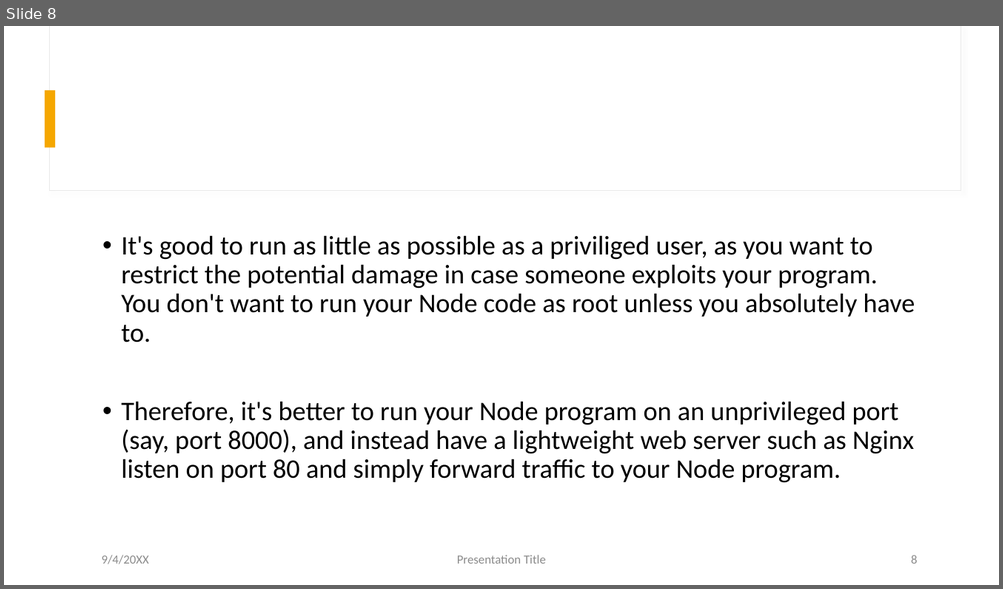
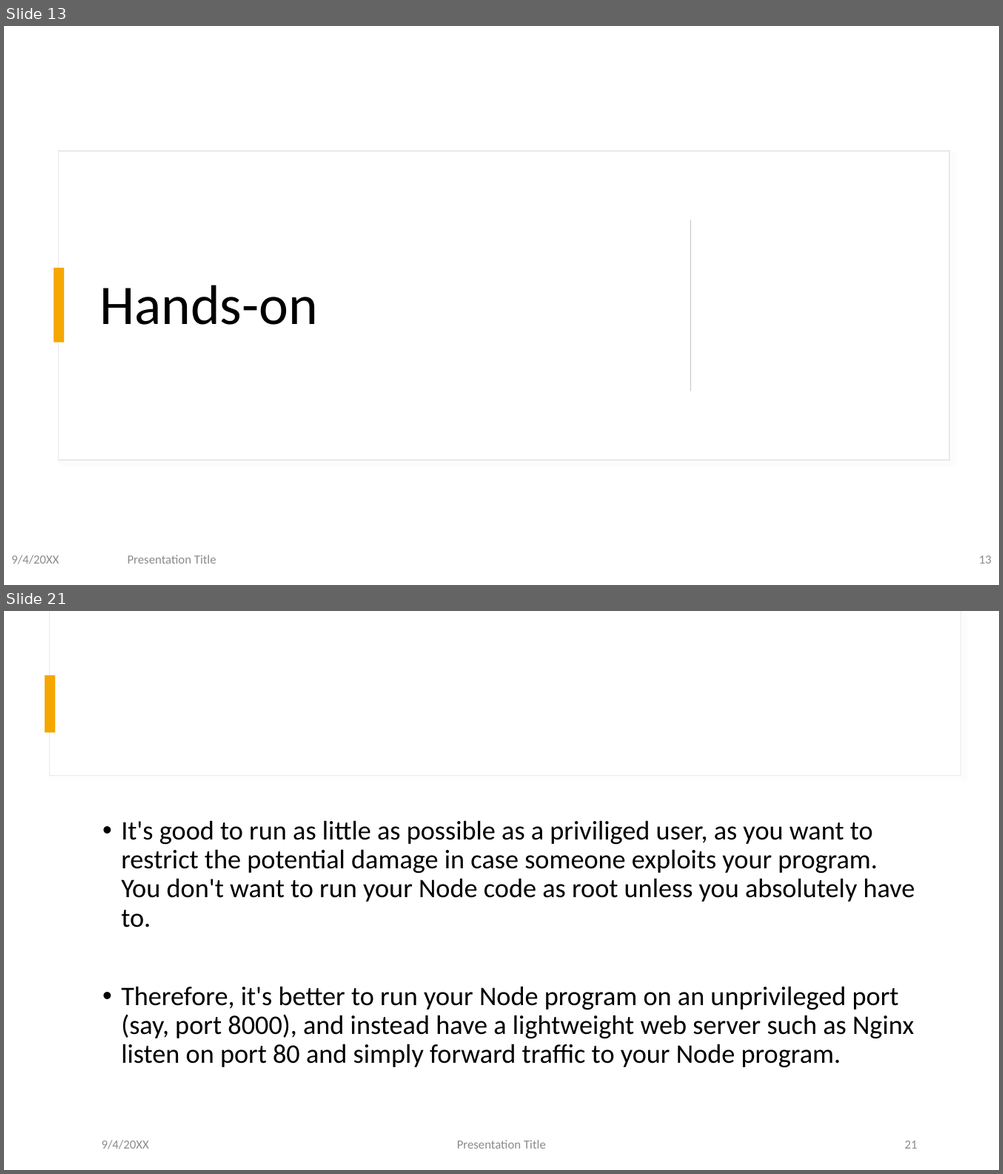
Before and after one commit to uzuhinta/aws_learning-resource, a slide deck: doc/EC2.pptx. Shown one above the other, each under a label of ours: slide 8 before the commit, slides 13 and 21 after it; the slides between them are not shown. The pictures are 1003x589 and 1003x1174 pixels, drawn with LibreOffice and Linux fonts; fonts in the diff are those of the drawing. Boxes give left, top, right and bottom in pixels: in the first picture for what was removed or moved away, otherwise in the second. Text is boxed around its words. In the diff, an @@ line names an element or a change of style, - is before the commit and + after.

```diff
--- a/doc/EC2.pptx
+++ b/doc/EC2.pptx
@@ slide 13 added at <box>4,26,999,585</box>, background #FFFFFF @@
@@ rectangle added at <box>59,151,949,461</box>, fill #FFFFFF, outline #E9E9E9 1 pt @@
@@ rectangle added at <box>690,221,691,392</box>, fill #C9C9C9 @@
@@ rectangle added at <box>54,268,65,342</box>, fill #F5A700 @@
@@ title added at <box>99,285,318,325</box>, 54 pt, text #000000 @@
+Hands-on
@@ text added at <box>11,555,59,565</box>, 12 pt, text #8C8C8C @@
+9/4/20XX
@@ text added at <box>128,555,216,564</box>, 12 pt, text #8C8C8C @@
+Presentation Title
@@ page number added at <box>979,556,991,564</box>, 12 pt, text #8C8C8C @@
+13
@@ what was slide 8 is now slide 21 @@
@@ page number at <box>905,1141,917,1149</box>: text changed @@
-8
+21
```
Also in this commit, not shown: 6 slides changed, 15 other slides added, 3 slides removed, 5 other files.
